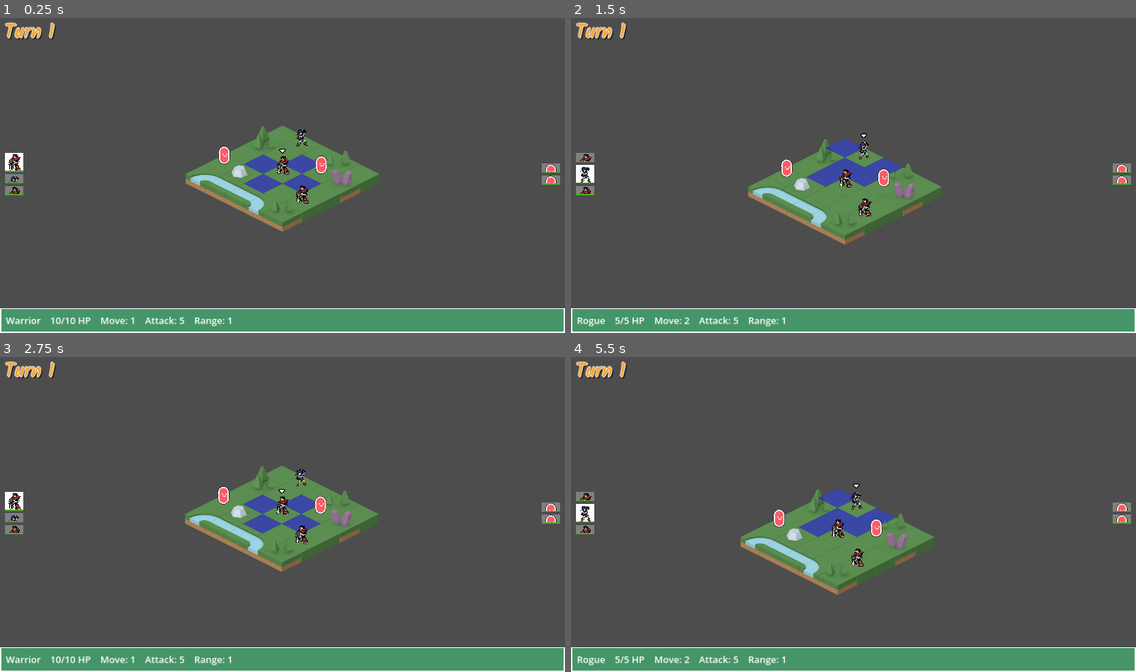
Above: before the commit, frames 1-4 (two rows, left to right).
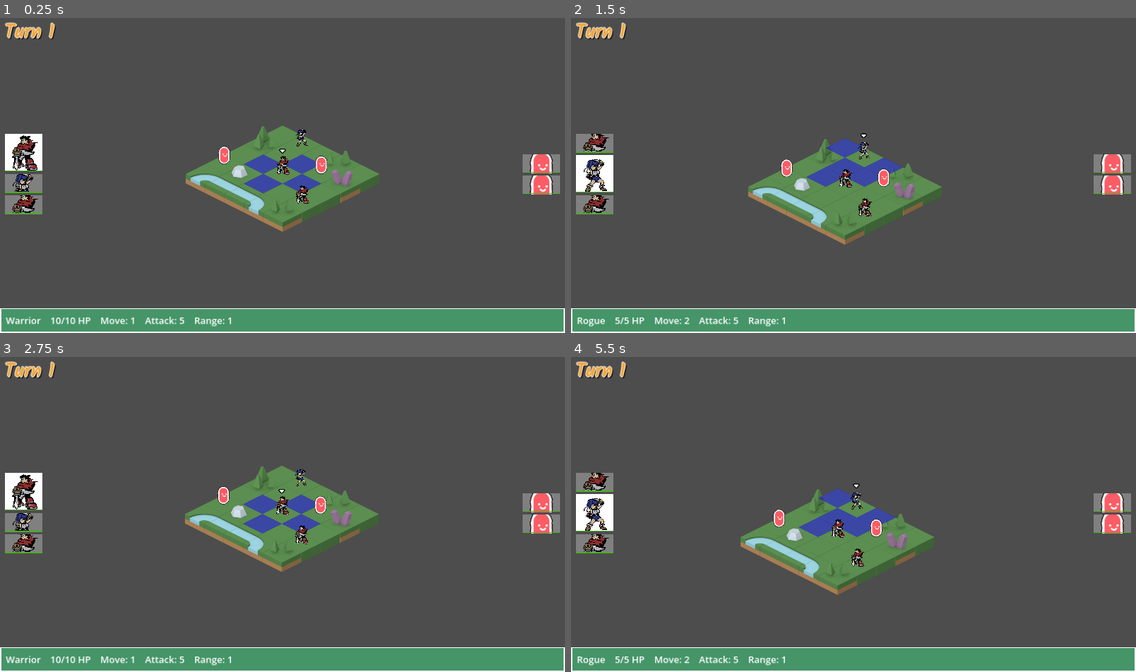
Above: after the commit, the same moments.

Repository: CreatedBySeb/godot-test
Game: Godot game, scene res://scenes/game.tscn
The game is run twice, just before and just after one commit, with the same random seed, the same clock (stepped at 60 frames per second) and the same inputs.
Inputs (mouse positions are in pixels of both pictures, inside the frame that each line leads up to):
- Up to frame 1 (0.25 s): no input
- Up to frame 2 (1.5 s): tap Enter at 0.5 s; move the mouse to (977, 159) at 0.52 s; click (977, 159) at 0.6 s; tap Space at 1.25 s; move the mouse to (740, 191) at 1.27 s; tap E (select_next_unit) at 1.35 s
- Up to frame 3 (2.75 s): move the mouse to (339, 442) at 2.02 s; tap Q (select_prev_unit) at 2.1 s
- Up to frame 4 (5.5 s): move the mouse to (825, 577) at 2.77 s; tap Mouse wheel up (zoom_in) at 2.85 s; tap Enter at 3.5, 5 s; move the mouse to (1023, 561) at 3.52 s; tap Mouse wheel down (zoom_out) at 3.6 s; tap Space at 4.25 s; move the mouse to (684, 464) at 4.27 s; click (684, 464) at 4.35 s; move the mouse to (881, 514) at 5.02 s; tap E (select_next_unit) at 5.1 s

The runs differ from the first frame. In frame 1, 2.2% of the frame differs, in the area x 0-100%, y 36-63%; in frame 2, 2.3%; in frame 3, 2.2%; in frame 4, 2.3%.

Commit message:
Make unit previews larger

Diff:
--- a/scenes/unit_preview.tscn
+++ b/scenes/unit_preview.tscn
@@ -14,7 +14,7 @@
 
 [node name="UnitPreview" type="ColorRect"]
 clip_contents = true
-custom_minimum_size = Vector2(64, 64)
+custom_minimum_size = Vector2(128, 128)
 offset_right = 64.0
 offset_bottom = 32.0
 script = ExtResource("1_8voqm")
@@ -41,14 +41,11 @@
 [node name="ProgressBar" type="ProgressBar" parent="."]
 custom_minimum_size = Vector2(0, 4)
 layout_mode = 1
-anchors_preset = 7
-anchor_left = 0.5
+anchors_preset = 12
 anchor_top = 1.0
-anchor_right = 0.5
+anchor_right = 1.0
 anchor_bottom = 1.0
-offset_left = -32.0
-offset_top = -4.0
-offset_right = 32.0
+offset_top = -1.0
 grow_horizontal = 2
 grow_vertical = 0
 size_flags_vertical = 8
--- a/scripts/UnitPreview.gd
+++ b/scripts/UnitPreview.gd
@@ -2,9 +2,9 @@
 
 const ACTED_COLOUR = Color(.75, .75, .75, 1)
 const ACTIVE_COLOUR = Color(1, 1, 1, 1)
-const ACTIVE_HEIGHT = 64
+const ACTIVE_HEIGHT = 128
 const INACTIVE_COLOUR = Color(0.5, 0.5, 0.5, 1)
-const INACTIVE_HEIGHT = 32
+const INACTIVE_HEIGHT = 64
 
 @onready var progress_bar: ProgressBar = $ProgressBar
 @onready var sprite: TextureRect = $MarginContainer/UnitSprite
